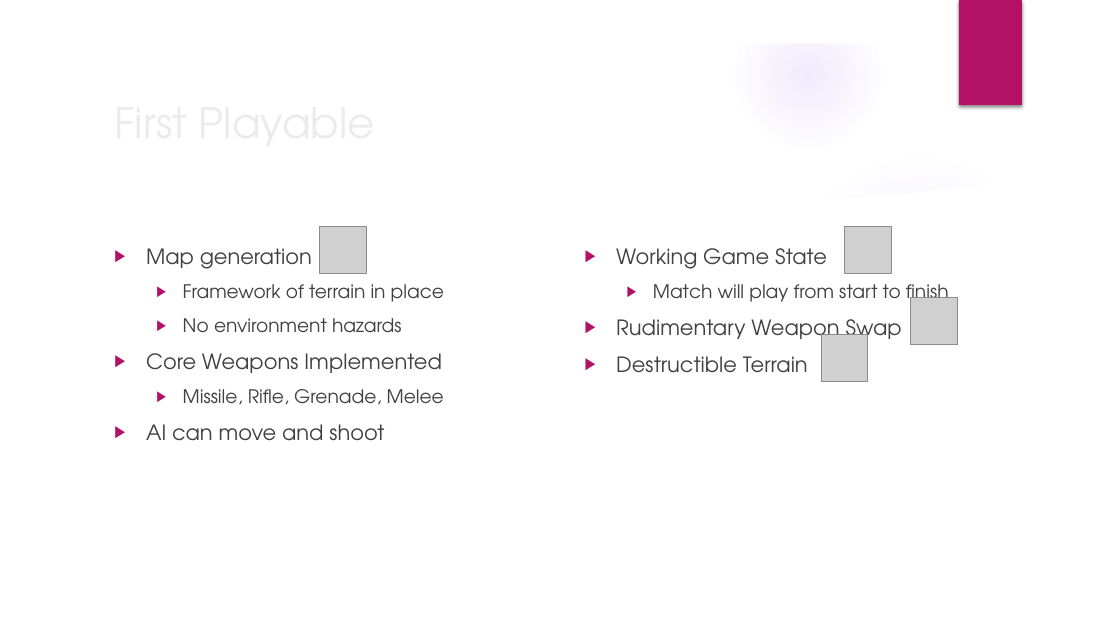
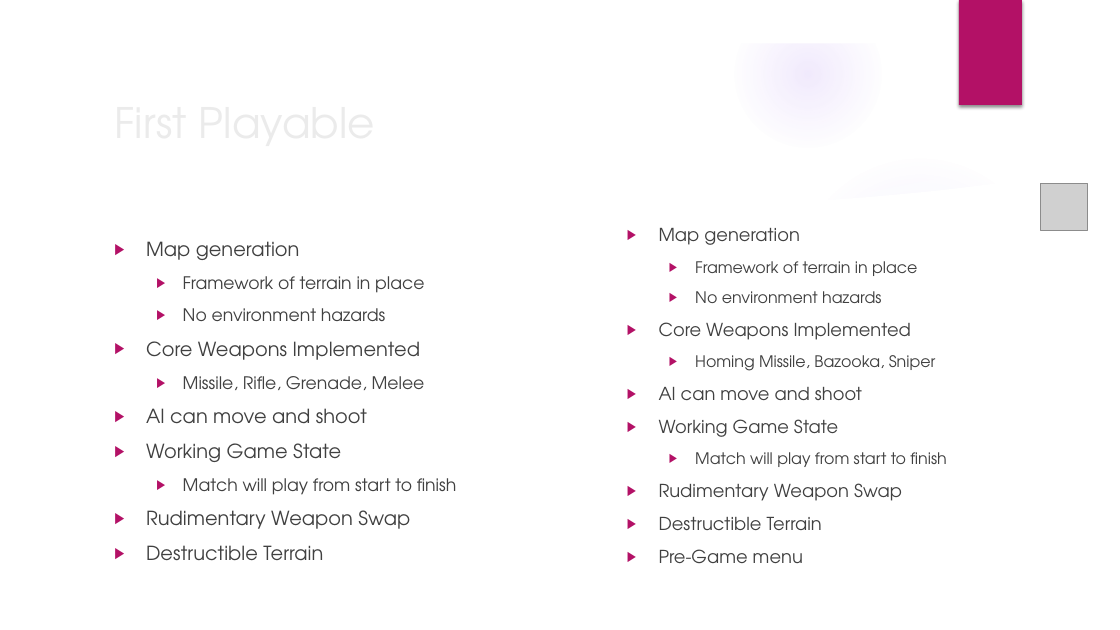
Before and after one commit to trevinofernando/2D-Tactical-Game, a slide deck: slide 2 of First Playable.pptx. Drawn at 1120x630 pixels with LibreOffice and Linux fonts; fonts in the diff are those of the drawing; grey boxes stand for pictures; background and template pictures are left out. Boxes give left, top, right and bottom in pixels: in the first picture for what was removed or moved away, otherwise in the second. Text is boxed around its words. In the diff, an @@ line names an element or a change of style, - is before the commit and + after.

Commit message:
Update to powerpoint

```diff
--- a/First Playable.pptx
+++ b/First Playable.pptx
@@ picture: place and size @@
-picture at (911,298,958,345)
+picture at (1041,183,1088,230)
@@ picture removed at (320,226,367,273) @@
@@ text at (659,228,946,530): paragraph added @@
+▶ Pre-Game menu
@@ text "Map generation": place and size @@
-text "Map generation" at (616,248,949,373)
+text "Map generation" at (659,228,946,530)
@@ text at (659,228,936,400): paragraphs added @@
+▶ Map generation
+  ▶ Framework of terrain in place
+  ▶ No environment hazards
+▶ Core Weapons Implemented
+  ▶ Homing Missile, Bazooka, Sniper
+▶ AI can move and shoot
@@ picture removed at (844,226,891,273) @@
@@ text at (146,241,425,424): size 18 to 16.6 pt in "Map generation", "Core Weapons Implemented", "AI can move and shoot"; size 16 to 14.8 pt in "Framework of terrain in place", "No environment hazards", "Missile, Rifle, Grenade, Melee" @@
@@ picture removed at (821,334,868,381) @@
@@ text at (659,419,946,530): size 18 to 15.3 pt in "Working Game State", "Rudimentary Weapon Swap", "Destructible Terrain"; size 16 to 13.6 pt in "Match will play from start to finish" @@
@@ text at (146,443,457,561): paragraphs added @@
+▶ Working Game State
+  ▶ Match will play from start to finish
+▶ Rudimentary Weapon Swap
+▶ Destructible Terrain
```
Also in this commit, not shown: 1 other slide changed, 2 slides added, 1 slide removed.
